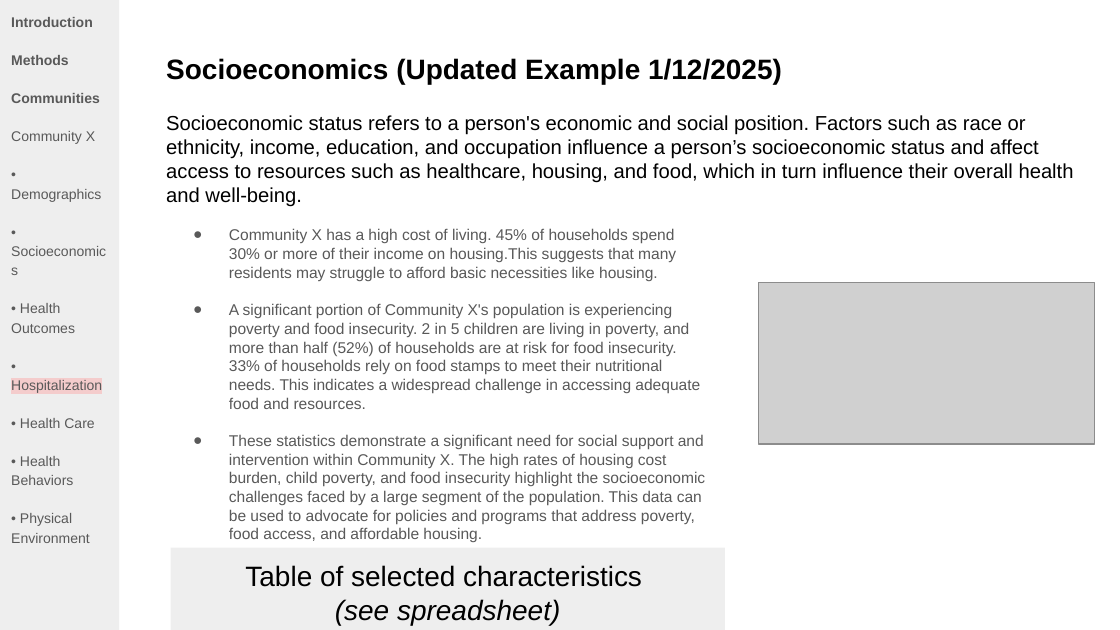
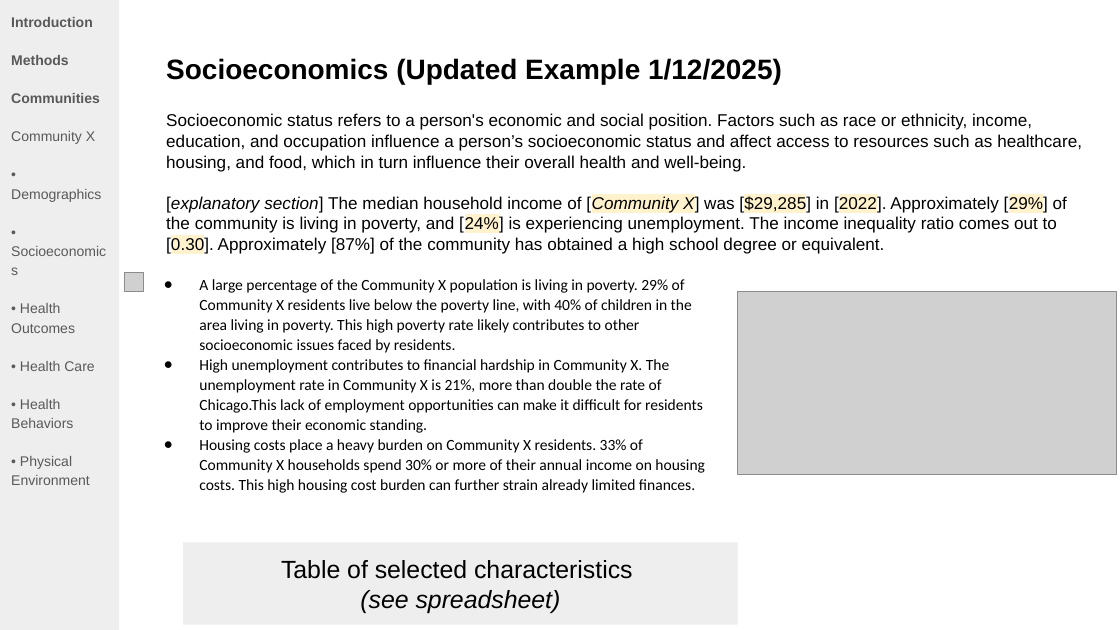
Before and after one commit to justenvirons/scc-community-profiles, a slide deck: slide 7 of Resources/CHP Layout 1_13_2025.pptx (slide 4 before the commit). Drawn at 1120x630 pixels with LibreOffice and Linux fonts; fonts in the diff are those of the drawing; grey boxes stand for pictures. Boxes give left, top, right and bottom in pixels: in the first picture for what was removed or moved away, otherwise in the second. Text is boxed around its words. In the diff, an @@ line names an element or a change of style, - is before the commit and + after.

Commit message:
updated files
tweaked CHP Layout 1/13/2025

```diff
--- a/Resources/CHP Layout 1_13_2025.pptx
+++ b/Resources/CHP Layout 1_13_2025.pptx
@@ text at [166, 113, 1082, 172]: size 13 to 11 pt in "Socioeconomic status refers to a person's economic ..." @@
@@ text at [166, 195, 1067, 254]: paragraph added @@
+[explanatory section] The median household income of [Community X] was [$29,285] in [2022]. Approximately [29%] of the community is living in poverty, and [24%] is experiencing unemployment. The income inequality ratio comes out to [0.30]. Approximately [87%] of the community has obtained a high school degree or equivalent.
@@ text removed at [229, 228, 706, 542] @@
-● Community X has a high cost of living. 45% of households spend 30% or more of their income on housing.This suggests that many residents may struggle to afford basic necessities like housing.
-● A significant portion of Community X's population is experiencing poverty and food insecurity. 2 in 5 children are living in poverty, and more than half (52%) of households are at risk for food insecurity. 33% of households rely on food stamps to meet their nutritional needs. This indicates a widespread challenge in accessing adequate food and resources.
-● These statistics demonstrate a significant need for social support and intervention within Community X. The high rates of housing cost burden, child poverty, and food insecurity highlight the socioeconomic challenges faced by a large segment of the population. This data can be used to advocate for policies and programs that address poverty, food access, and affordable housing.
@@ picture added at [124, 272, 143, 291] @@
@@ text added at [199, 279, 705, 493], 10 pt, text #000000 @@
+● A large percentage of the Community X population is living in poverty. 29% of Community X residents live below the poverty line, with 40% of children in the area living in poverty. This high poverty rate likely contributes to other socioeconomic issues faced by residents.
+● High unemployment contributes to financial hardship in Community X. The unemployment rate in Community X is 21%, more than double the rate of Chicago.This lack of employment opportunities can make it difficult for residents to improve their economic standing.
+● Housing costs place a heavy burden on Community X residents. 33% of Community X households spend 30% or more of their annual income on housing costs. This high housing cost burden can further strain already limited finances.
@@ picture: place and size @@
-picture at [759, 282, 1095, 445]
+picture at [738, 292, 1117, 475]
@@ text at [11, 380, 102, 393]: paragraph removed @@
-• Hospitalization
@@ rectangle "Table of selected characteristics": place and size @@
-rectangle "Table of selected characteristics" at [170, 548, 725, 629]
+rectangle "Table of selected characteristics" at [184, 542, 738, 624]
@@ rectangle "Table of selected characteristics" at [184, 542, 738, 624]: size 18 to 16 pt @@
```
Also in this commit, not shown: 7 other slides changed, 1 slide removed.
